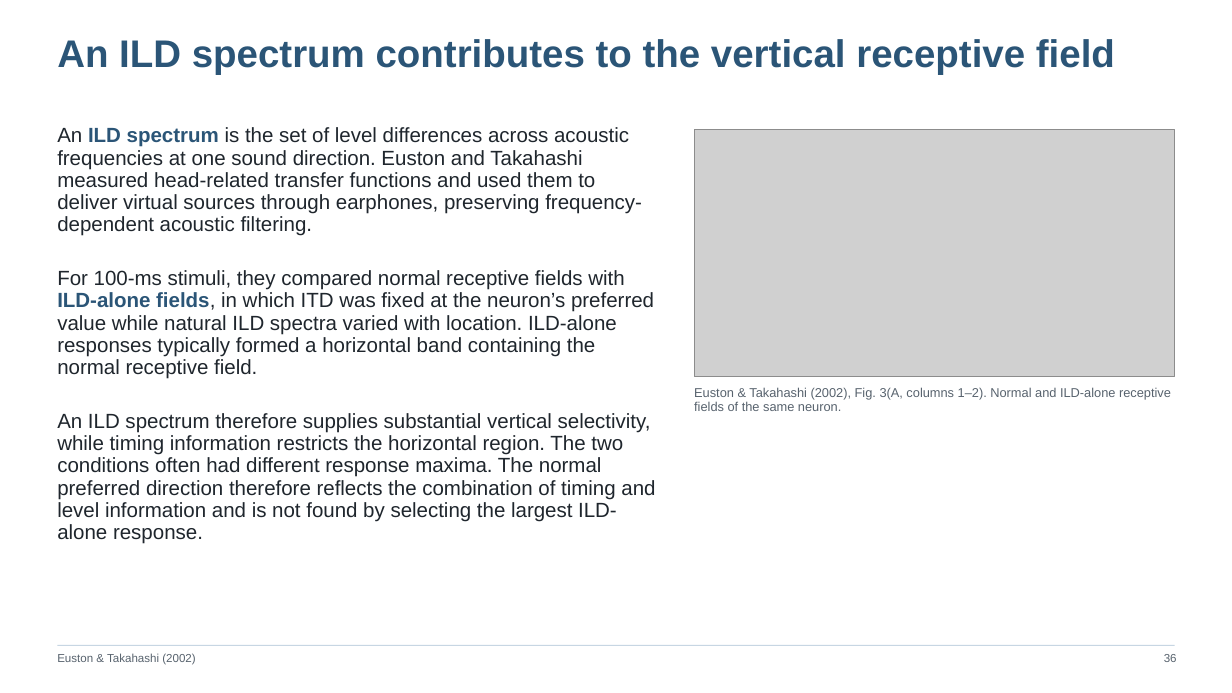
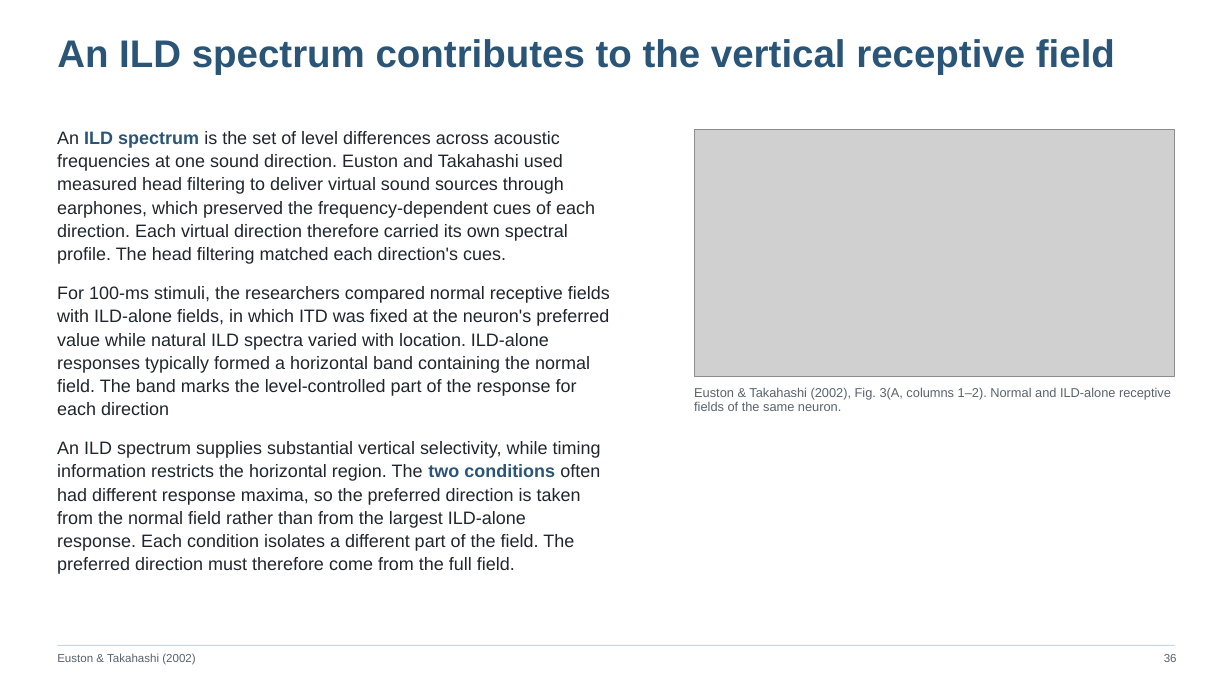
Before and after one commit to jordanxxlopez/NEUROETHOLOGY, a slide deck: slide 47 of scaffolded/Neuroethology_Lecture18_FA2026_SCAFFOLDED.pptx (slide 48 before the commit). Drawn at 1232x693 pixels with LibreOffice and Linux fonts; fonts in the diff are those of the drawing; grey boxes stand for pictures. Boxes give left, top, right and bottom in pixels: in the first picture for what was removed or moved away, otherwise in the second. Text is boxed around its words. In the diff, an @@ line names an element or a change of style, - is before the commit and + after.

```diff
--- a/scaffolded/Neuroethology_Lecture18_FA2026_SCAFFOLDED.pptx
+++ b/scaffolded/Neuroethology_Lecture18_FA2026_SCAFFOLDED.pptx
@@ text at (x1=57, y1=131, x2=610, y2=574): text changed; size 16 to 14 pt @@
-An ILD spectrum is the set of level differences across acoustic frequencies at one sound direction. Euston and Takahashi measured head-related transfer functions and used them to deliver virtual sources through earphones, preserving frequency-dependent acoustic filtering.
+An ILD spectrum is the set of level differences across acoustic frequencies at one sound direction. Euston and Takahashi used measured head filtering to deliver virtual sound sources through earphones, which preserved the frequency-dependent cues of each direction. Each virtual direction therefore carried its own spectral profile. The head filtering matched each direction's cues.
+For 100-ms stimuli, the researchers compared normal receptive fields with ILD-alone fields, in which ITD was fixed at the neuron's preferred value while natural ILD spectra varied with location. ILD-alone responses typically formed a horizontal band containing the normal field. The band marks the level-controlled part of the response for each direction
+An ILD spectrum supplies substantial vertical selectivity, while timing information restricts the horizontal region. The two conditions often had different response maxima, so the preferred direction is taken from the normal field rather than from the largest ILD-alone response. Each condition isolates a different part of the field. The preferred direction must therefore come from the full field.
@@ text removed at (x1=57, y1=270, x2=654, y2=379) @@
-For 100-ms stimuli, they compared normal receptive fields with ILD-alone fields, in which ITD was fixed at the neuron’s preferred value while natural ILD spectra varied with location. ILD-alone responses typically formed a horizontal band containing the normal receptive field.
@@ text removed at (x1=57, y1=413, x2=655, y2=544) @@
-An ILD spectrum therefore supplies substantial vertical selectivity, while timing information restricts the horizontal region. The two conditions often had different response maxima. The normal preferred direction therefore reflects the combination of timing and level information and is not found by selecting the largest ILD-alone response.
```
Also in this commit, not shown: 46 other slides changed, 11 slides added, 11 slides removed, 3 other files.
